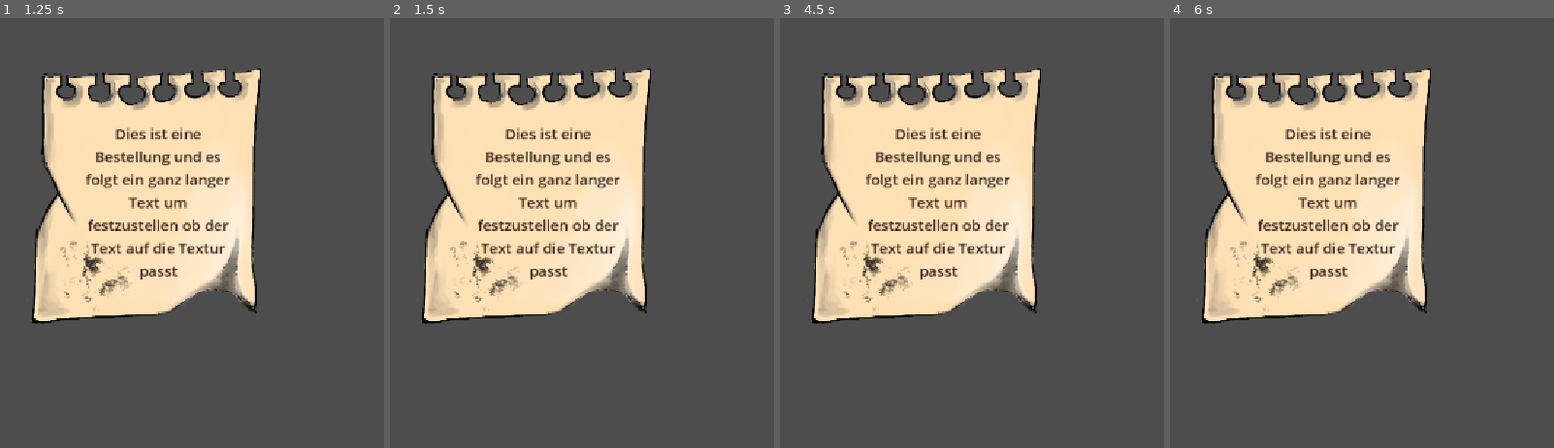
Above: before the commit, frames 1-4 (left to right).
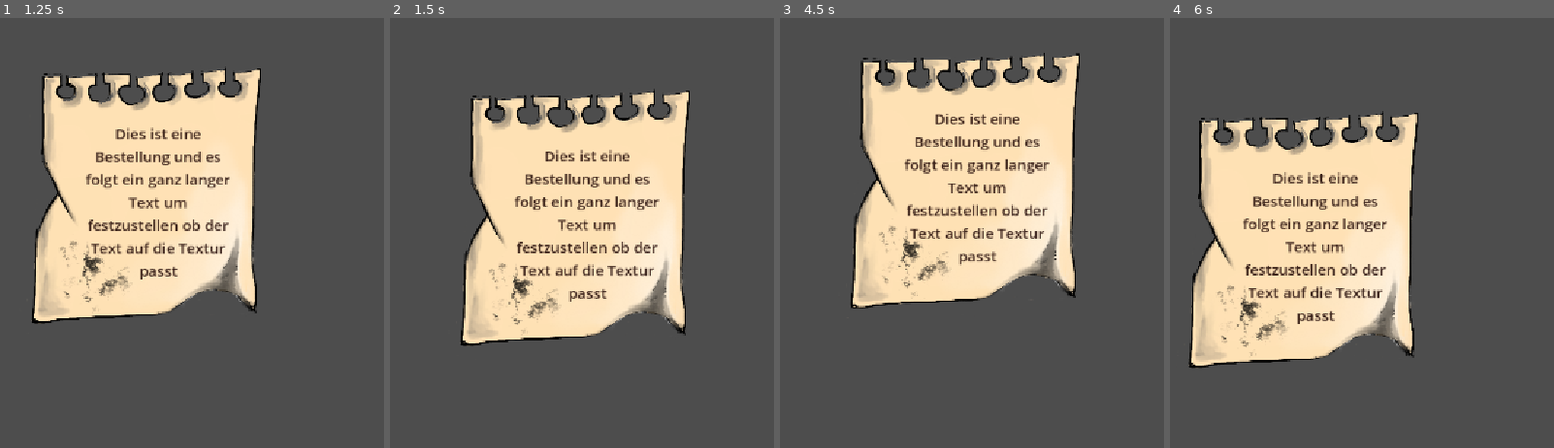
Above: after the commit, the same moments.

Repository: KIT-GameJam/Firework-Craft
Game: Godot game, scene res://entities/requests/request.tscn
The game is run twice, just before and just after one commit, with the same random seed, the same clock (stepped at 60 frames per second) and the same inputs. This scene is started directly instead of the project's main scene.
Inputs (mouse positions are in pixels of both pictures, inside the frame that each line leads up to):
- Up to frame 1 (1.25 s): tap Enter at 0.5 s; move the mouse to (outside the picture) at 0.52 s; hold D (move_right) from 0.53 s (still down); click (outside the picture) at 0.67 s
- Up to frame 2 (1.5 s): release D (move_right) at 1.25 s; tap Space at 1.25 s; drag from (624, 250) to (739, 319) at 1.27 s
- Up to frame 3 (4.5 s): move the mouse to (outside the picture) at 2.02 s; hold D (move_right) 2.03-2.75 s; click (outside the picture) at 2.17 s; tap Enter at 2.75, 4.25 s; drag from (1129, 319) to (933, 164) at 2.77 s; tap Space at 3.5 s; move the mouse to (outside the picture) at 3.52 s; hold A (move_left) 3.53-4.25 s; click (outside the picture) at 3.67 s; drag from (933, 164) to (1052, 121) at 4.27 s
- Up to frame 4 (6 s): move the mouse to (outside the picture) at 5.02 s; hold S (move_down) 5.03-5.75 s; click (outside the picture) at 5.17 s; tap Space at 5.75 s; drag from (1442, 121) to (1404, 250) at 5.77 s

Frame 1 is identical in both runs. In frame 2, 25% of the frame differs, in the area x 8-79%, y 11-77%; in frame 3, 23%; in frame 4, 23%.

Commit message:
feat: dragndrop für requests

Diff:
--- a/entities/Ingredients/abstractIngredient.gd
+++ b/entities/Ingredients/abstractIngredient.gd
@@ -14,6 +14,7 @@
 		if event.pressed:
 			dif = global_position - get_viewport().get_mouse_position()
 			active = true
+
 		else:
 			active = false
 
--- a/entities/Ingredients/banana_ingredient.tscn
+++ b/entities/Ingredients/banana_ingredient.tscn
@@ -14,4 +14,3 @@
 texture = ExtResource("2_5legj")
 expand_mode = 1
 stretch_mode = 4
-script = null
--- a/entities/requests/request.gd
+++ b/entities/requests/request.gd
@@ -11,16 +11,14 @@
 @export var textFieldSize: Array[Vector2]
 
 var expected_product: RequestResource
+var origin: Vector2
+
 var currentTexture: Texture2D
+var diff: Vector2 = Vector2.ZERO
+var active: bool = false
 
 @onready var label: Label = $Label
 @onready var textureRect: TextureRect = $"."
-
-
-# Size     Pos
-# 230, 65, 110, 155
-# 265, 65, 80, 155
-
 
 func _ready() -> void:
 	label.text = textDescription # ???
@@ -30,12 +28,10 @@
 	label.position = textFieldPos[index]
 	label.size = textFieldSize[index]
 
-
 # farbe array
 # dict für farbwerte
 # farben mischen wird in der mitte geschaut
 # farb tolleranz auf distanz im array zum farbwert
-
 
 func is_as_requested(final_product: FireworkResource) -> bool:
 	var shapeDiff: int = abs(final_product.corner_modifier - expected_product.corners)
@@ -44,18 +40,16 @@
 
 	return shapeDiff <= shapeTollerance && colorDiff <= colorTollerance && sizeDiff <= sizeTollerance
 
-func _get_drag_data(_pos: Vector2) -> RequestResource:
-	print("debug")
-	# Use another resource as drag preview.
-	var res = Label.new()
-	res.text = "Test"
-	# res.texture = currentTexture
+func _gui_input(event: InputEvent) -> void:
+	if event is InputEventMouseButton and event.button_index == MOUSE_BUTTON_LEFT:
+		if event.pressed:
+			if not active:
+				origin = global_position
+			diff = global_position - get_viewport().get_mouse_position()
+			active = true
+		else:
+			global_position = origin
+			active = false
 
-	# Allows us to center the resource on the mouse
-	var preview = Control.new()
-	preview.add_child(res)
-	res.position = -0.5 * res.size
-	# Sets what the user will see they are dragging
-	set_drag_preview(preview)
-	# Return resource as drag data
-	return expected_product;
+	elif event is InputEventMouseMotion and active:
+		global_position = get_viewport().get_mouse_position() + diff
--- a/entities/requests/request.tscn
+++ b/entities/requests/request.tscn
@@ -18,7 +18,7 @@
 script = ExtResource("1_a1vif")
 textDescription = "Dies ist eine Bestellung und es folgt ein ganz langer Text um festzustellen ob der Text auf die Textur passt"
 textures = Array[Texture2D]([ExtResource("2_unabi"), ExtResource("3_rlswk"), ExtResource("4_o5dor")])
-textFieldPos = [Vector2(80, 155), Vector2(80, 155), Vector2(110, 155)]
+textFieldPos = Array[Vector2]([Vector2(80, 155), Vector2(80, 155), Vector2(110, 155)])
 textFieldSize = Array[Vector2]([Vector2(265, 65), Vector2(265, 65), Vector2(230, 65)])
 
 [node name="Label" type="Label" parent="."]
Not shown: 1 places in entities/Ingredients/banana_ingredient.tscn that only renumber resources
